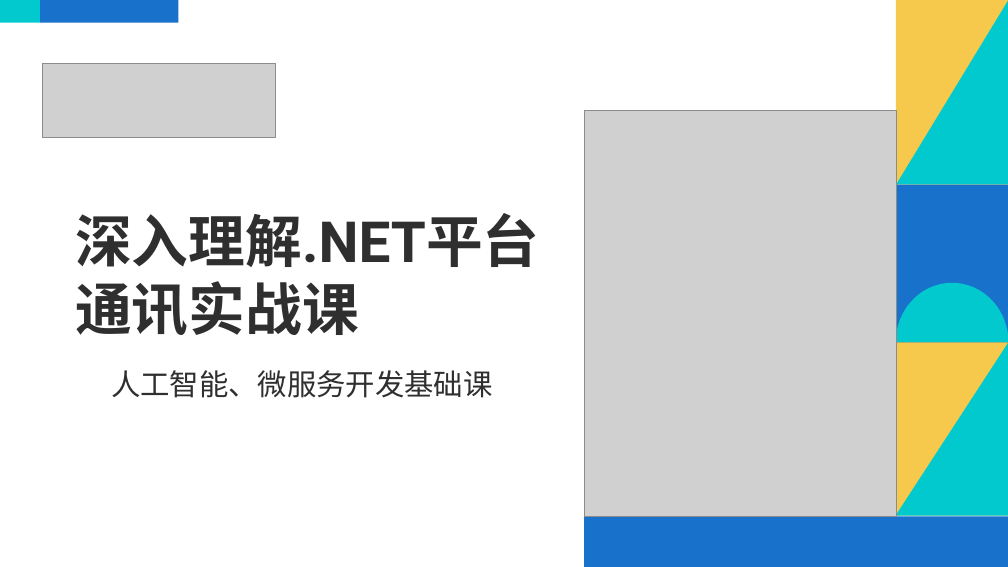
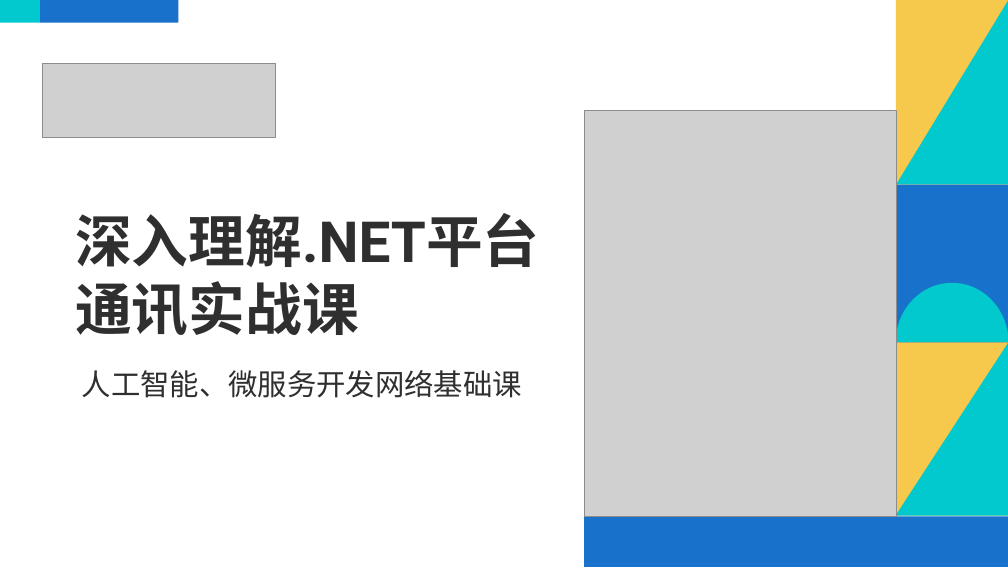
Before and after one commit to scottfly189/dotnet_net_course, a slide deck: slide 1 of src/课程大纲.odp. Drawn at 1008x567 pixels with LibreOffice and Linux fonts; fonts in the diff are those of the drawing; grey boxes stand for pictures. Boxes give left, top, right and bottom in pixels: in the first picture for what was removed or moved away, otherwise in the second. Text is boxed around its words. In the diff, an @@ line names an element or a change of style, - is before the commit and + after.

```diff
--- a/src/课程大纲.odp
+++ b/src/课程大纲.odp
@@ subtitle at (82, 370, 522, 398): text changed @@
-人工智能、微服务开发基础课
+人工智能、微服务开发网络基础课
```
Also in this commit, not shown: 5 other slides changed, 2 other files.
